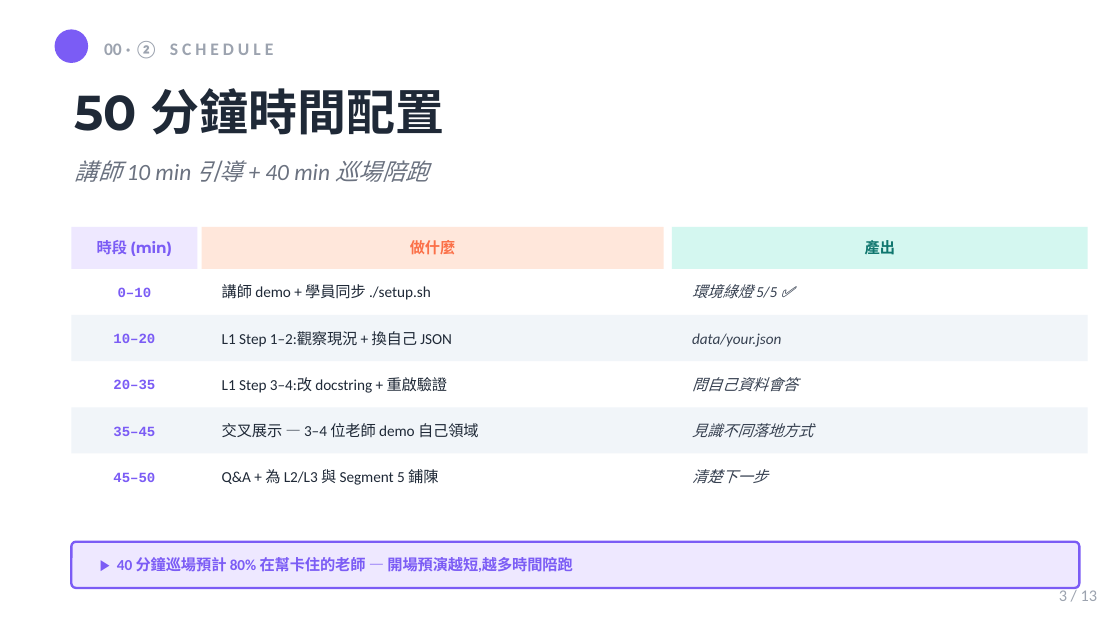
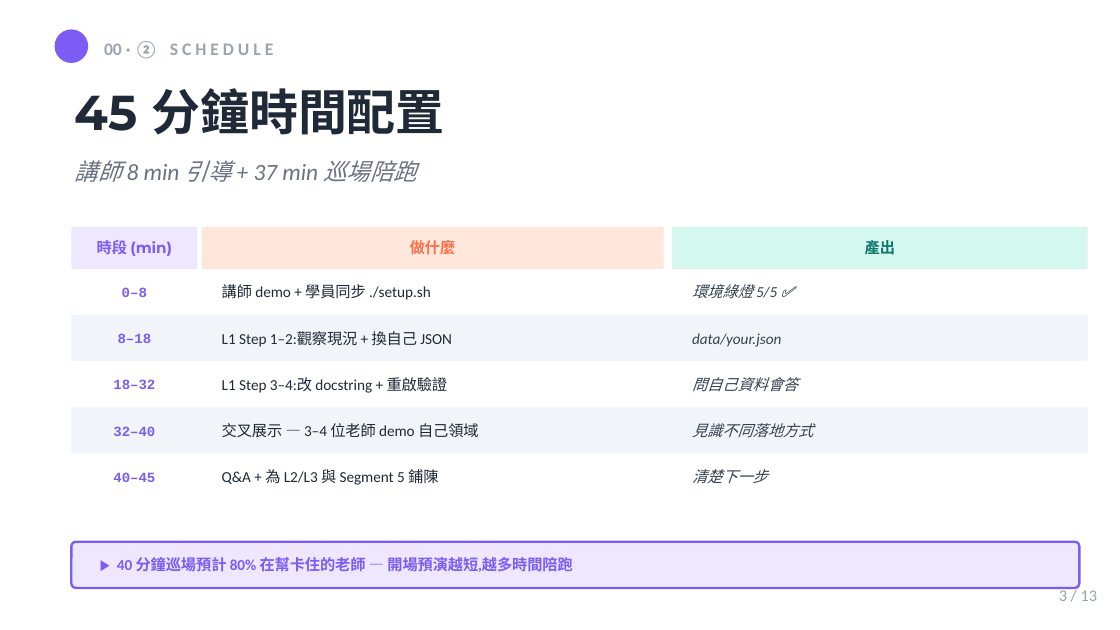
Before and after one commit to mjib007/nchu-mcp-workshop-2026, a slide deck: slide 3 of 04-hands-on-lab.pptx. Drawn at 1120x630 pixels with LibreOffice and Linux fonts; fonts in the diff are those of the drawing. Boxes give left, top, right and bottom in pixels: in the first picture for what was removed or moved away, otherwise in the second. Text is boxed around its words. In the diff, an @@ line names an element or a change of style, - is before the commit and + after.

```diff
--- a/04-hands-on-lab.pptx
+++ b/04-hands-on-lab.pptx
@@ text at bbox=[75, 88, 444, 135]: text changed @@
-50 分鐘時間配置
+45 分鐘時間配置
@@ text at bbox=[75, 160, 417, 182]: text changed @@
-講師 10 min 引導 + 40 min 巡場陪跑
+講師 8 min 引導 + 37 min 巡場陪跑
@@ text at bbox=[122, 287, 147, 297]: text changed @@
-0–10
+0–8
@@ text at bbox=[118, 333, 152, 343]: text changed @@
-10–20
+8–18
@@ text at bbox=[113, 379, 155, 389]: text changed @@
-20–35
+18–32
@@ text at bbox=[113, 426, 155, 436]: text changed @@
-35–45
+32–40
@@ text at bbox=[113, 472, 155, 482]: text changed @@
-45–50
+40–45
```
Also in this commit, not shown: 2 other slides changed, 4 other files.
